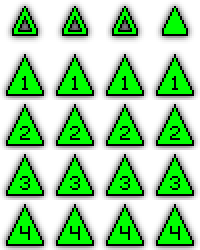
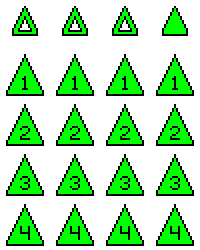
Comparing the layer stacks of the two (200, 250) images. Changes:
renamed "Layer 0" to "Layer 2", hid it over [0, 0, 200, 250]
added layer "Layer 1" over [6, 6, 194, 246]
